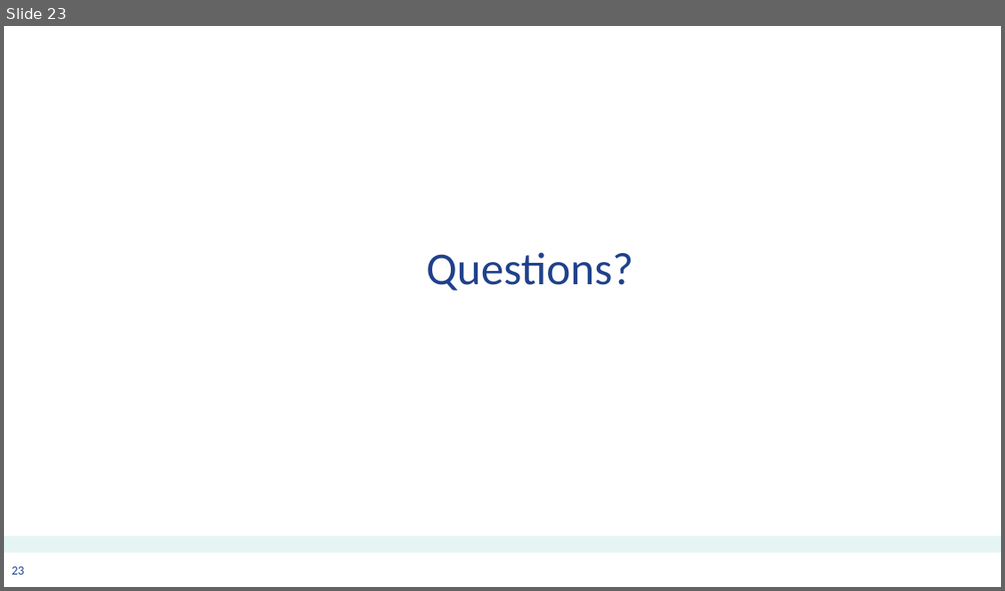
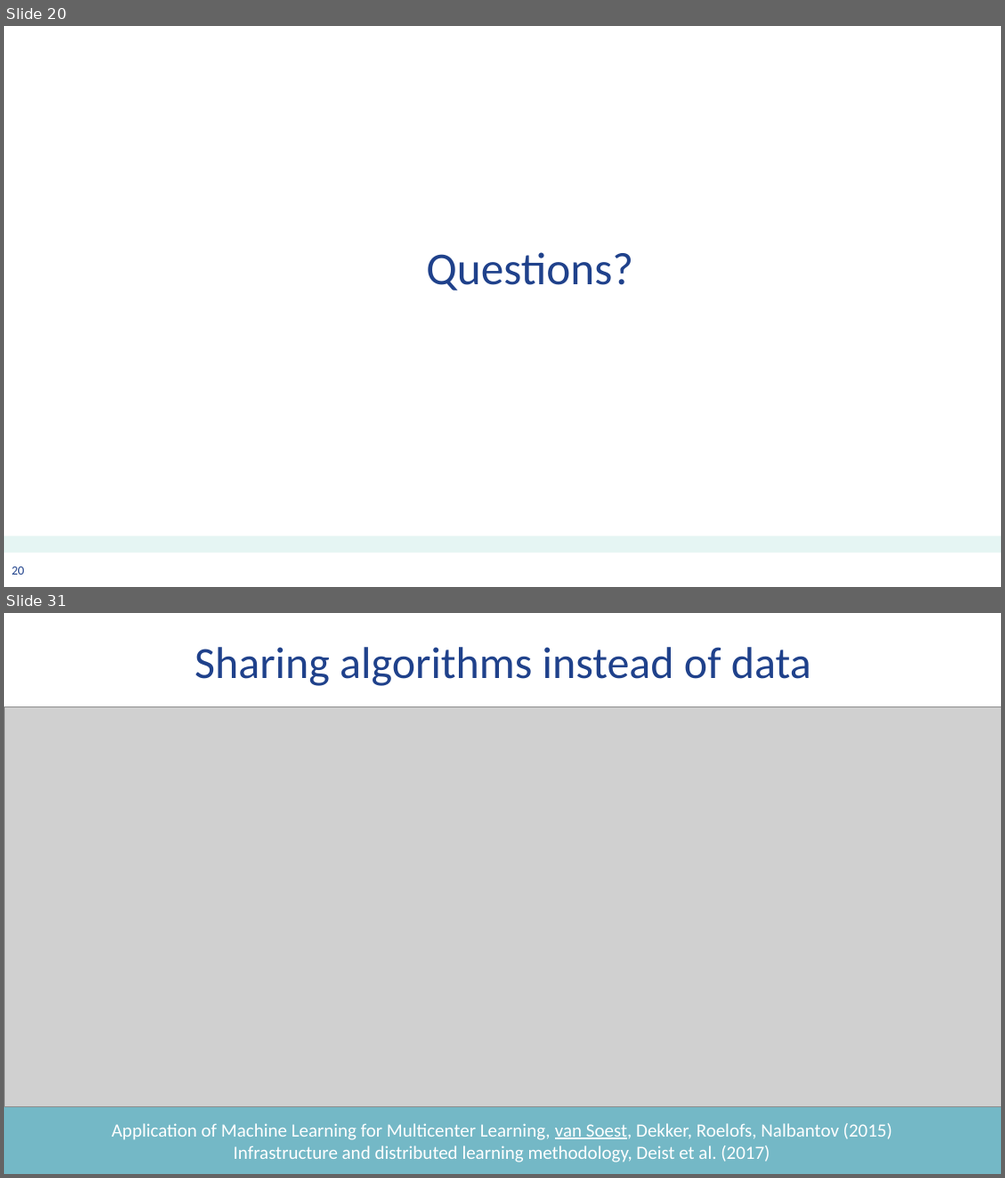
Before and after one commit to jvsoest/PHT_on_FHIR_demo, a slide deck: 20181108_PHT_Intro_AC.pptx. Shown one above the other, each under a label of ours: slide 23 before the commit, slides 20 and 31 after it; the slides between them are not shown. The pictures are 1005x591 and 1005x1178 pixels, drawn with LibreOffice and Linux fonts; fonts in the diff are those of the drawing; grey boxes stand for pictures; background and template pictures are left out. Boxes give left, top, right and bottom in pixels: in the first picture for what was removed or moved away, otherwise in the second. Text is boxed around its words. In the diff, an @@ line names an element or a change of style, - is before the commit and + after.

```diff
--- a/20181108_PHT_Intro_AC.pptx
+++ b/20181108_PHT_Intro_AC.pptx
@@ slide 31 added at [4, 613, 1001, 1174], background #FFFFFF; not listed: 2 template elements that a slide beside it also shows @@
@@ text added at [194, 647, 811, 686], 42.9 pt, text #1F418B @@
+Sharing algorithms instead of data
@@ picture added at [4, 707, 1001, 1107] @@
@@ picture added at [129, 834, 877, 1133] @@
@@ rectangle added at [4, 1107, 1001, 1174], fill #74B8C6, 18 pt, text #FFFFFF @@
+Application of Machine Learning for Multicenter Learning, van Soest, Dekker, Roelofs, Nalbantov (2015)
+Infrastructure and distributed learning methodology, Deist et al. (2017)
@@ what was slide 23 is now slide 20 @@
@@ page number at [12, 566, 24, 574]: text changed @@
-23
+20
```
Also in this commit, not shown: 23 other slides added, 10 slides removed.
